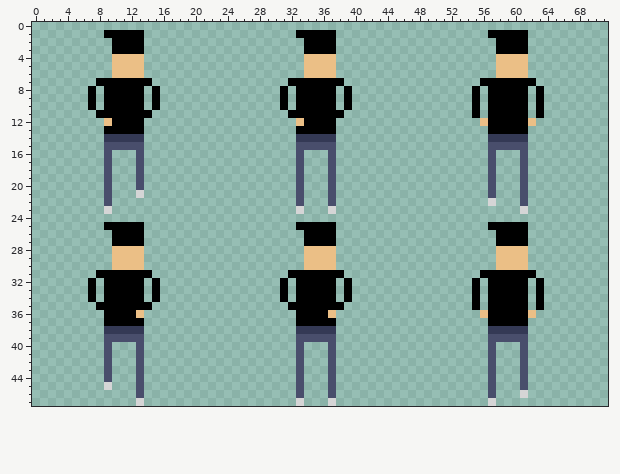
Sprite sheet -- Assets/Assets 2D/npc1_walk_up.png. Above, as it was before the edit.
The file is 72x48 pixels.
After:
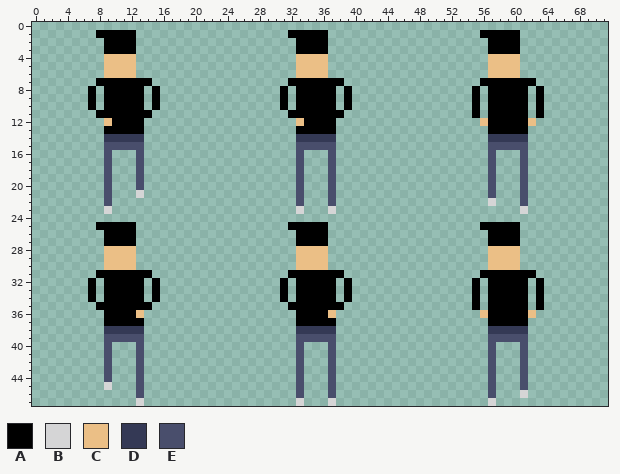
Palette (. is transparent): A #000000  B #d5d5d6  C #ebbf86  D #343955  E #494e6c
Diff:
There is now colour A in row 1 at x 8, 32 and 56; in rows 2 to 3 at x 9, 33 and 57; in row 25 at x 8, 32 and 56; in rows 26 to 27 at x 9, 33 and 57.
There is now colour C in rows 4 to 6 at x 9, 33 and 57; in rows 28 to 30 at x 9, 33 and 57.
The edit erases colour A in rows 1 to 3 at x 13, 37 and 61; in rows 25 to 27 at x 13, 37 and 61.
The edit erases colour C in rows 4 to 6 at x 13, 37 and 61; in rows 28 to 30 at x 13, 37 and 61.
Pixel boxes of the changes (left, top, right, bottom) in both pictures:
changed: (96, 30, 144, 78)
changed: (288, 30, 336, 78)
changed: (480, 30, 528, 78)
changed: (96, 222, 144, 270)
changed: (288, 222, 336, 270)
changed: (480, 222, 528, 270)
